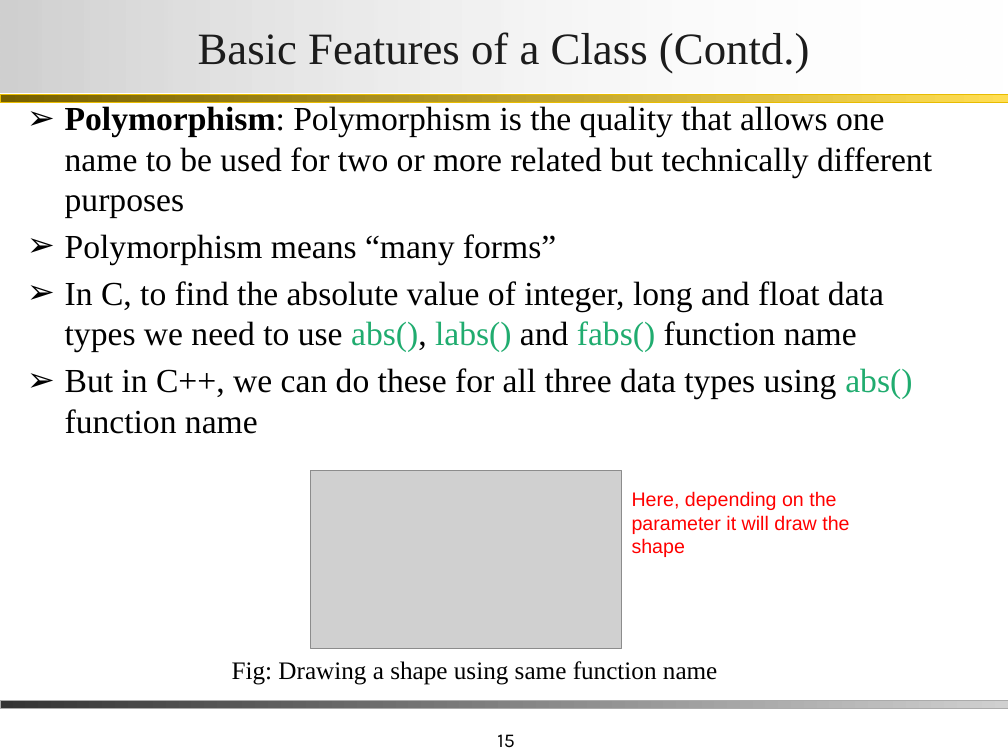
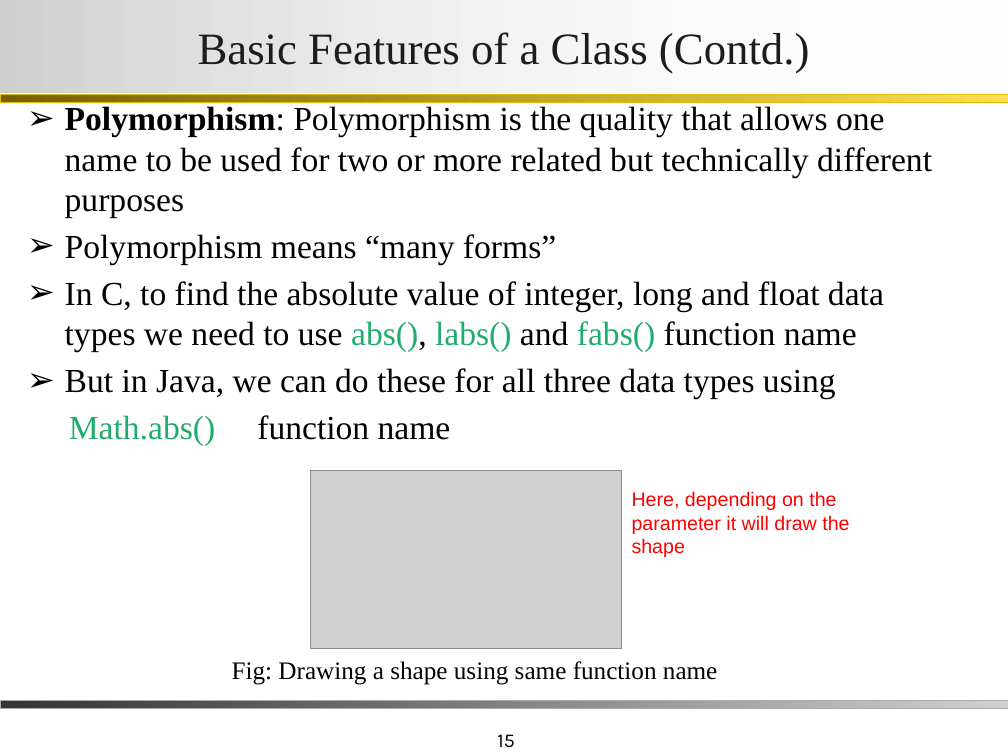
Before and after one commit to ashrafulparan2/SEU-Resources, a slide deck: slide 15 of CSE281/Intro to OOP.pptx. Drawn at 1008x756 pixels with LibreOffice and Linux fonts; fonts in the diff are those of the drawing; grey boxes stand for pictures. Boxes give left, top, right and bottom in pixels: in the first picture for what was removed or moved away, otherwise in the second. Text is boxed around its words. In the diff, an @@ line names an element or a change of style, - is before the commit and + after.

Commit message:
up

```diff
--- a/CSE281/Intro to OOP.pptx
+++ b/CSE281/Intro to OOP.pptx
@@ text at <box>65,368,836,446</box>: text changed @@
-➢ But in C++, we can do these for all three data types using abs() function name
+➢ But in Java, we can do these for all three data types using
+Math.abs() function name
```
Also in this commit, not shown: 1 other slide changed.
